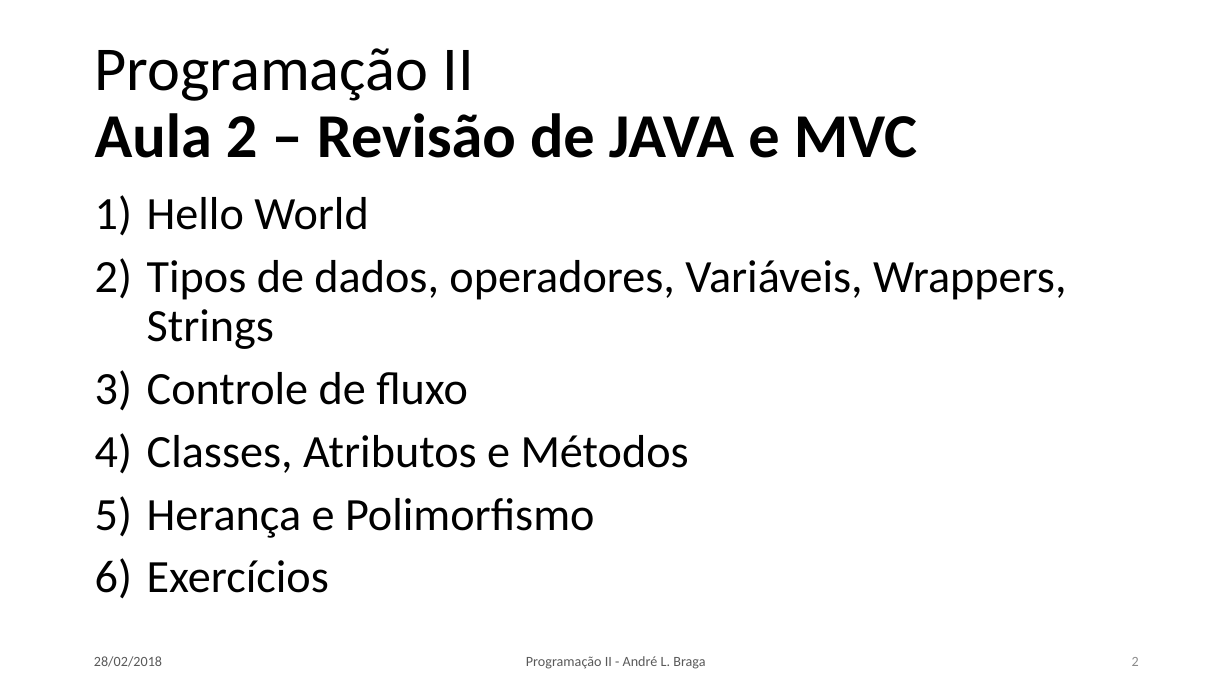
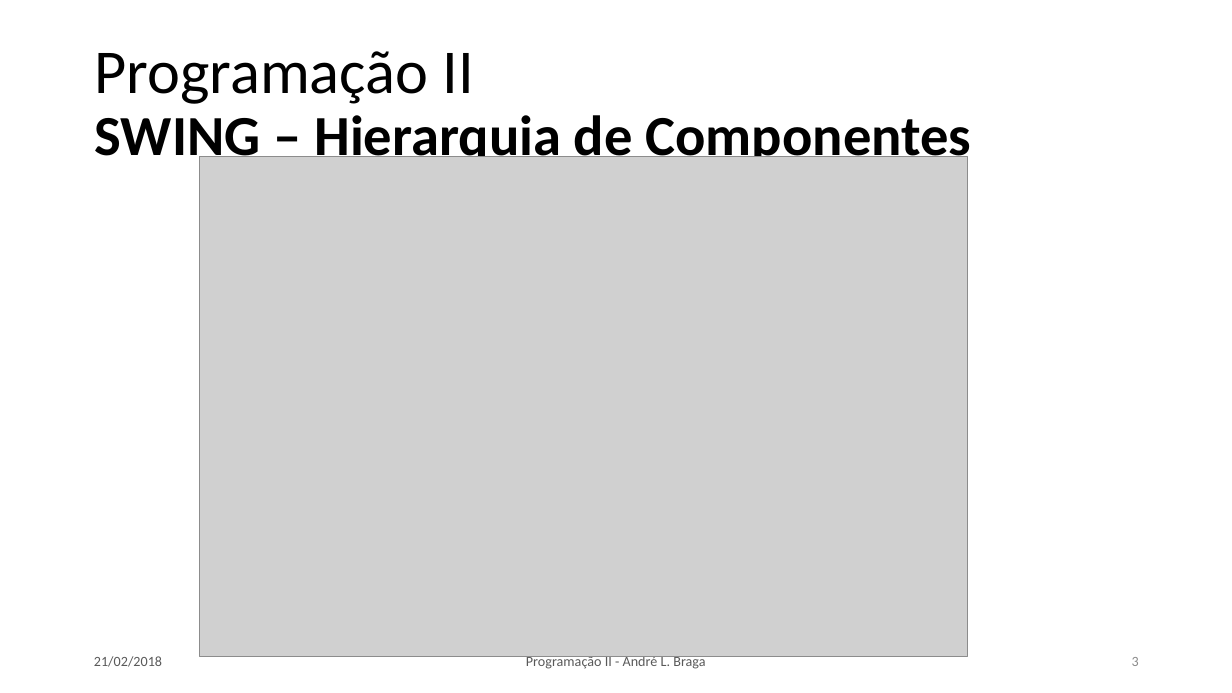
Before and after one commit to LeoCaronezi/CURSOS, a slide deck: slide 3 of Programacao II/SLIDES/PII_Aula_02.pptx (slide 2 before the commit). Drawn at 1232x693 pixels with LibreOffice and Linux fonts; fonts in the diff are those of the drawing; grey boxes stand for pictures. Boxes give left, top, right and bottom in pixels: in the first picture for what was removed or moved away, otherwise in the second. Text is boxed around its words. In the diff, an @@ line names an element or a change of style, - is before the commit and + after.

```diff
--- a/Programacao II/SLIDES/PII_Aula_02.pptx
+++ b/Programacao II/SLIDES/PII_Aula_02.pptx
@@ title at (95,51,972,169): text changed; size 48.6 to 44.1 pt @@
-Programação II
-Aula 2 – Revisão de JAVA e MVC
+Programação II
+SWING – Hierarquia de Componentes
@@ picture added at (200,157,968,657) @@
@@ text removed at (147,197,1066,593) @@
-1) Hello World
-2) Tipos de dados, operadores, Variáveis, Wrappers, Strings
-3) Controle de fluxo
-4) Classes, Atributos e Métodos
-5) Herança e Polimorfismo
-6) Exercícios
@@ text at (94,656,162,667): text changed @@
-28/02/2018
+21/02/2018
```
Also in this commit, not shown: 3 other slides changed, 6 slides added, 15 slides removed, 8 other files.
